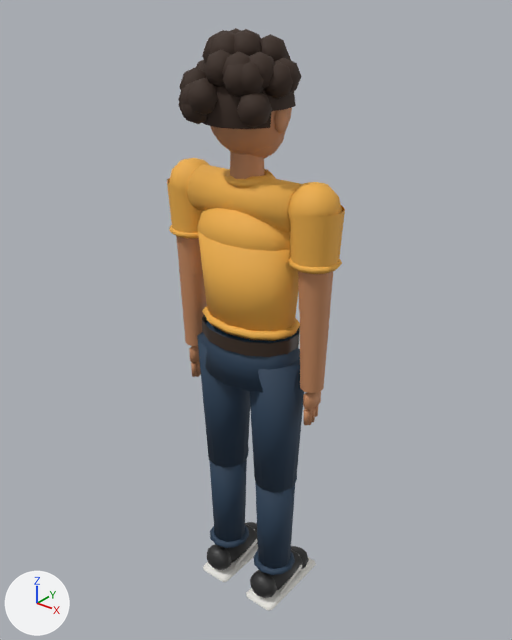
The glTF model game/models/person_3.glb as it was, and as the next commit left it.
One viewpoint serves both versions: a 50 mm camera at (1.134, -1.392, 1.836) aimed at (-0.015, 0.044, 0.946). Every picture has the same lights, and +X, +Y and +Z are marked at lower left. The picture after the commit comes second. Where no turn or scale is listed for an object, it has been applied to the vertices. Vertices at exactly the same position are counted once.

Names of what the first picture shows: 'ArmL', 'ArmR', 'Body', 'ForeArmL', 'ForeArmR', 'Head', 'LegL', 'LegR', 'ShinL', 'ShinR'.
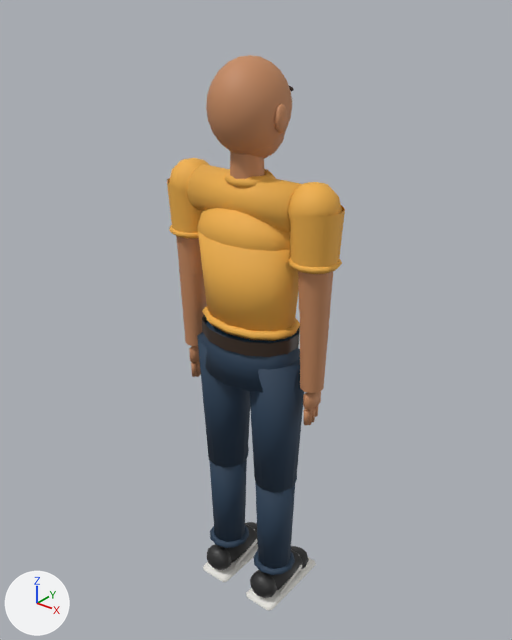
Where the change shows, as pixel boxes (x1, y1, x2, y2) in the pictures (512 x 640 px):
'Head', reshaped (28% narrower, 17% shorter): before (178, 28, 301, 187); after (206, 55, 294, 187)
part 1 of me_head_003, deleted (brown): before (178, 28, 301, 129)

Diff of the bpy script that builds the scene:
```diff
--- a/game/models/person_3.glb.py
+++ b/game/models/person_3.glb.py
@@ me_head_003 @@
 # used by ob_head; location = (0.0, 0.0, 1.4)
-me_head_003.from_pydata(...)  # 1779 vertices, 3304 faces; spans x -0.158..0.152, y -0.17..0.136, z -0.04..0.327
+me_head_003.from_pydata(...)  # 1006 vertices, 1900 faces; spans x -0.112..0.112, y -0.112..0.119, z -0.04..0.266
+# me_head_003 part 1: 31 loose pieces with 773 vertices, spanning x -0.158..0.152, y -0.17..0.136, z 0.115..0.327, are deleted
 me_head_003.materials.append(mat_skin)
```
